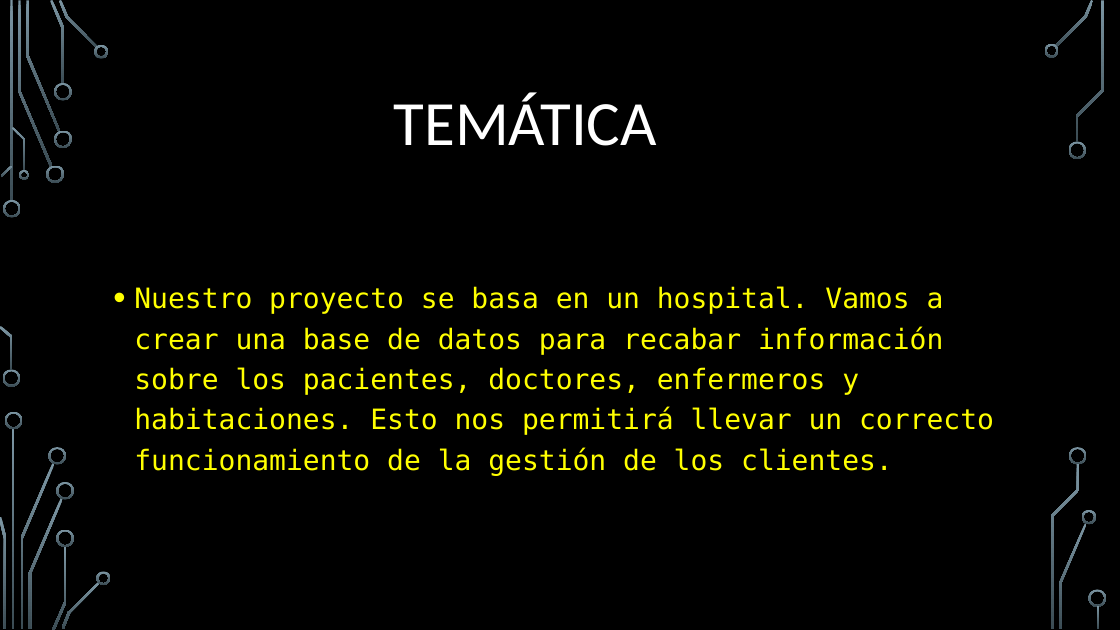
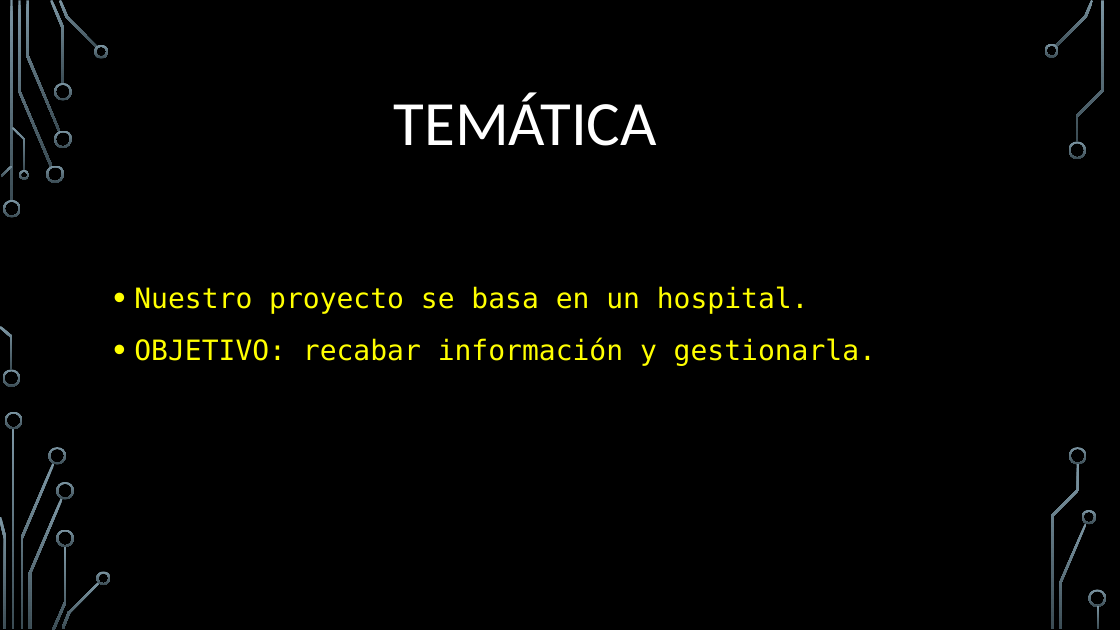
Before and after one commit to JuanEspinosa97/tis_2022_repositorio, a slide deck: slide 2 of doc/Presentación_mitad_de_curso_JuanEspinosayNachoRodriguez.pptx. Drawn at 1120x630 pixels with LibreOffice and Linux fonts; fonts in the diff are those of the drawing; background and template pictures are left out. Boxes give left, top, right and bottom in pixels: in the first picture for what was removed or moved away, otherwise in the second. Text is boxed around its words. In the diff, an @@ line names an element or a change of style, - is before the commit and + after.

Commit message:
Modificación Texto en las diapositivas

```diff
--- a/doc/Presentación_mitad_de_curso_JuanEspinosayNachoRodriguez.pptx
+++ b/doc/Presentación_mitad_de_curso_JuanEspinosayNachoRodriguez.pptx
@@ text at [134, 286, 876, 366]: text changed @@
-• Nuestro proyecto se basa en un hospital. Vamos a crear una base de datos para recabar información sobre los pacientes, doctores, enfermeros y habitaciones. Esto nos permitirá llevar un correcto funcionamiento de la gestión de los clientes.
+• Nuestro proyecto se basa en un hospital.
+• OBJETIVO: recabar información y gestionarla.
```
